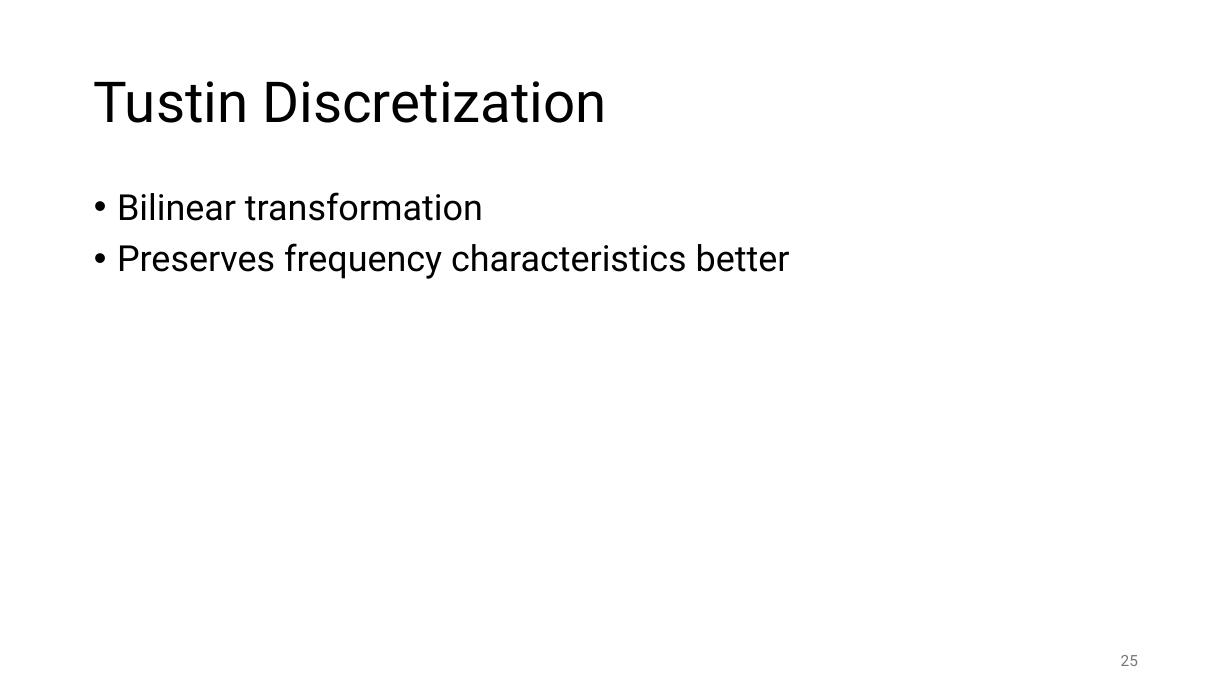
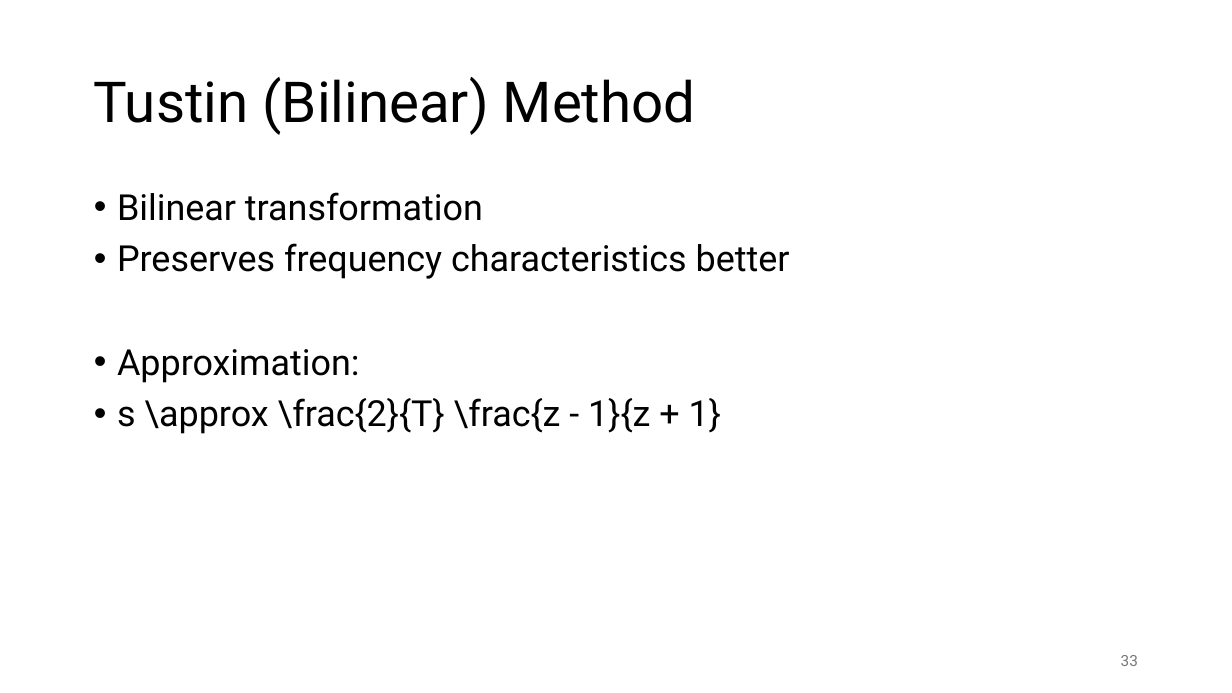
Before and after one commit to FelixWick/control_engineering, a slide deck: slide 33 of slides/6_discrete_controllers.pptx (slide 25 before the commit). Drawn at 1232x693 pixels with LibreOffice and Linux fonts; fonts in the diff are those of the drawing. Boxes give left, top, right and bottom in pixels: in the first picture for what was removed or moved away, otherwise in the second. Text is boxed around its words. In the diff, an @@ line names an element or a change of style, - is before the commit and + after.

```diff
--- a/slides/6_discrete_controllers.pptx
+++ b/slides/6_discrete_controllers.pptx
@@ title at (x1=94, y1=77, x2=696, y2=135): text changed @@
-Tustin Discretization
+Tustin (Bilinear) Method
@@ text at (x1=117, y1=349, x2=721, y2=434): paragraphs added @@
+• Approximation:
+• s \approx \frac{2}{T} \frac{z - 1}{z + 1}
@@ page number at (x1=1121, y1=655, x2=1138, y2=666): text changed @@
-25
+33
```
Also in this commit, not shown: 2 other slides changed, 19 slides added, 1 slide removed.
